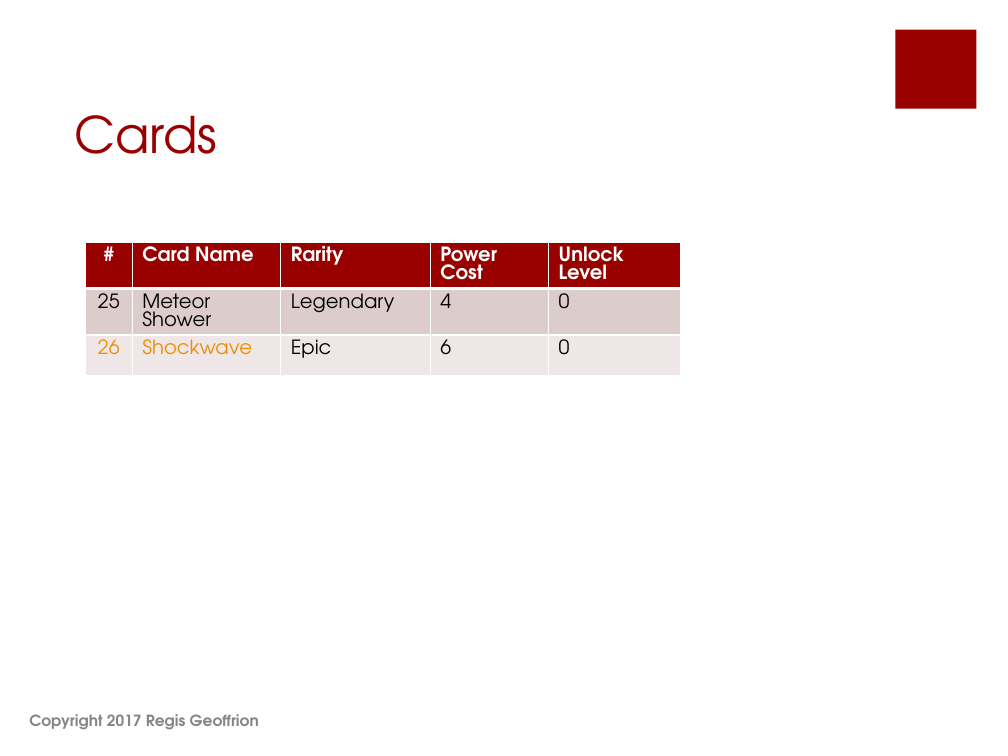
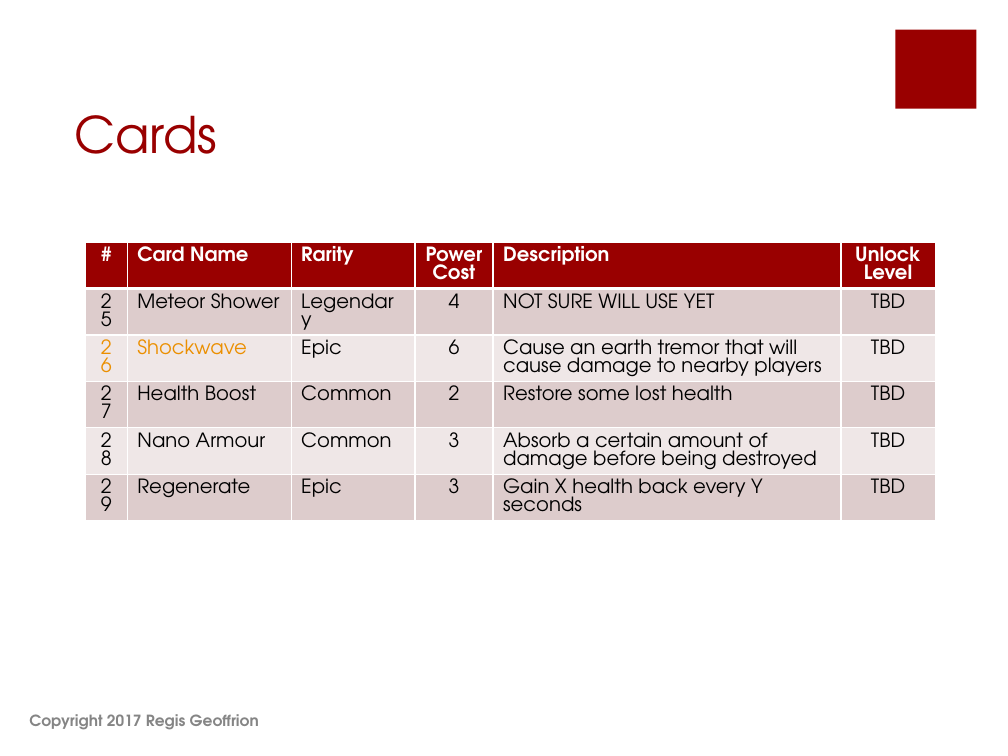
Before and after one commit to shahbazGamedev/Hero-s-Run, a slide deck: slide 40 of Documents/Earth Alone.pptx (slide 39 before the commit). Drawn at 1008x756 pixels with LibreOffice and Linux fonts; fonts in the diff are those of the drawing. Boxes give left, top, right and bottom in pixels: in the first picture for what was removed or moved away, otherwise in the second. Text is boxed around its words. In the diff, an @@ line names an element or a change of style, - is before the commit and + after.

Commit message:
Updated  Earth Alone deck v1.6

```diff
--- a/Documents/Earth Alone.pptx
+++ b/Documents/Earth Alone.pptx
@@ table at (86,242,936,552) @@
-# | Card Name | Rarity | Power Cost | Unlock Level
-25 | Meteor Shower | Legendary | 4 | 0
-26 | Shockwave | Epic | 6 | 0
+# | Card Name | Rarity | Power / Cost | Description | Unlock Level
+25 | Meteor Shower | Legendary | 4 | NOT SURE WILL USE YET | TBD
+26 | Shockwave | Epic | 6 | Cause an earth tremor that will cause damage to nearby players | TBD
+27 | Health Boost | Common | 2 | Restore some lost health | TBD
+28 | Nano Armour | Common | 3 | Absorb a certain amount of damage before being destroyed | TBD
+29 | Regenerate | Epic | 3 | Gain X health back every Y seconds | TBD
@@ table: place and size @@
-table at (86,242,680,397)
+table at (86,242,936,552)
```
Also in this commit, not shown: 13 other slides changed, 1 slide added.
